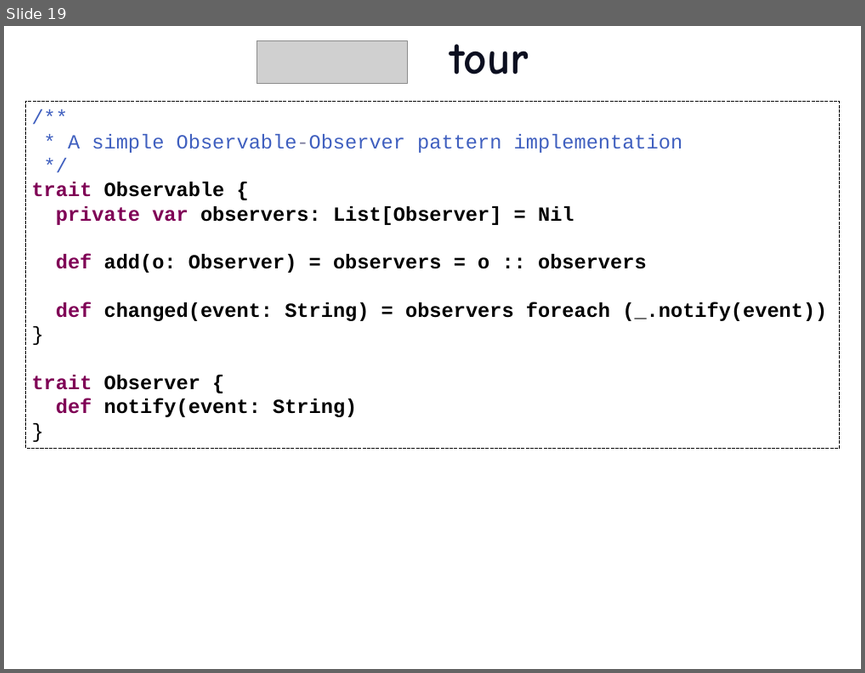
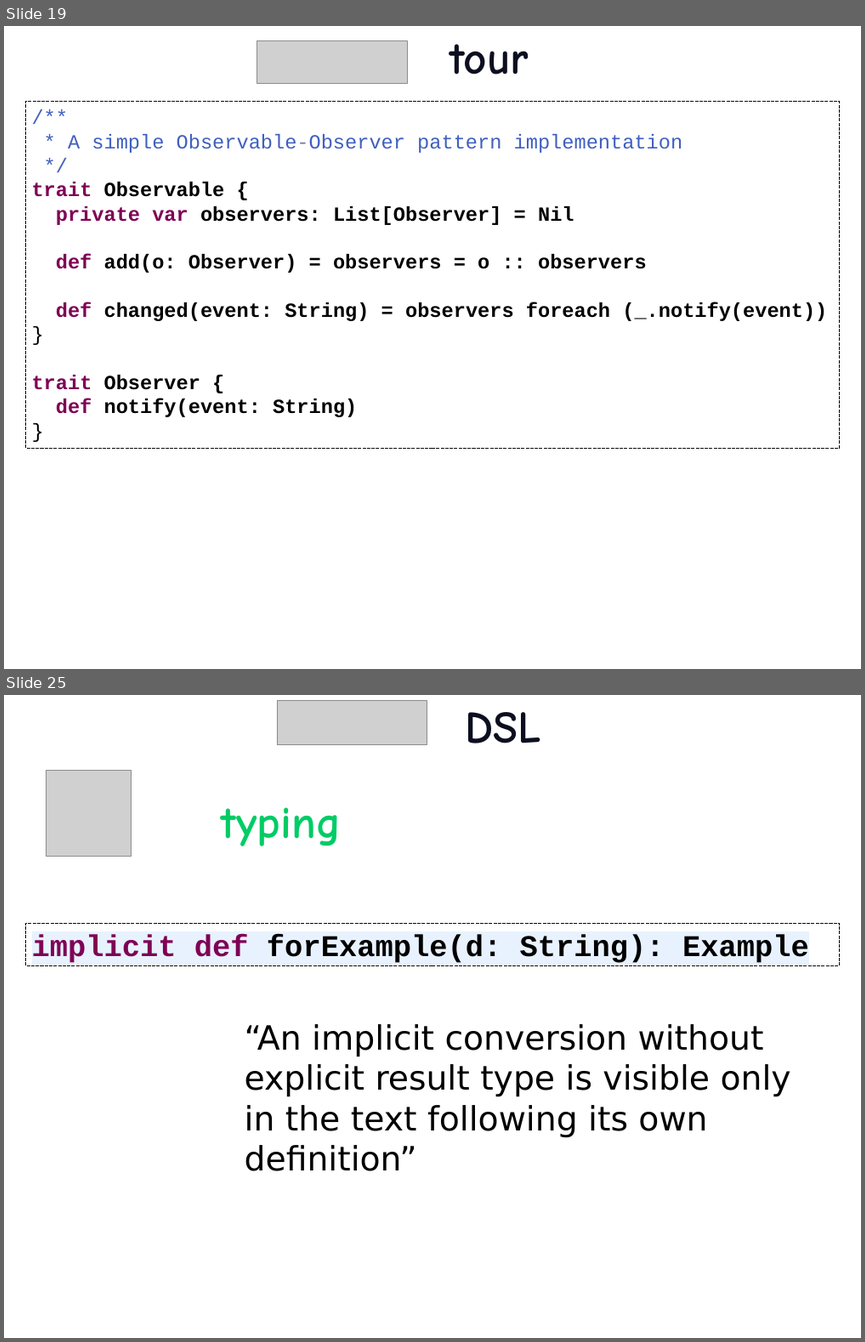
Before and after one commit to etorreborre/oscon-2010, a slide deck: src/main/resources/oscon_2010_specs.pptx. Shown one above the other, each under a label of ours: slide 19 before the commit, slides 19 and 25 after it; the slides between them are not shown. The pictures are 865x673 and 865x1342 pixels, drawn with LibreOffice and Linux fonts; fonts in the diff are those of the drawing; grey boxes stand for pictures; background and template pictures are left out. Boxes give left, top, right and bottom in pixels: in the first picture for what was removed or moved away, otherwise in the second. Text is boxed around its words. In the diff, an @@ line names an element or a change of style, - is before the commit and + after.

Commit message:
finished the mocks and started the implicit defs tips

```diff
--- a/src/main/resources/oscon_2010_specs.pptx
+++ b/src/main/resources/oscon_2010_specs.pptx
@@ slide 25 added at (x1=4, y1=695, x2=861, y2=1338), background picture (left out) @@
@@ picture added at (x1=277, y1=700, x2=427, y2=744) @@
@@ title added at (x1=466, y1=712, x2=541, y2=743), 54 pt, text #0C0F20, bold @@
+DSL
@@ picture added at (x1=46, y1=771, x2=132, y2=856) @@
@@ text added at (x1=222, y1=807, x2=341, y2=846), 54 pt, text #00CC66, bold @@
+typing
@@ rectangle added at (x1=26, y1=923, x2=839, y2=965), outline #000000 0.75 pt dashed, 36 pt, text #000000, bold @@
+implicit def forExample(d: String): Example
@@ text added at (x1=245, y1=1024, x2=791, y2=1171), 40 pt, text #000000 @@
+“An implicit conversion without explicit result type is visible only in the text following its own definition”
```
Also in this commit, not shown: 1 slide changed, 8 other slides added, 4 other files.
